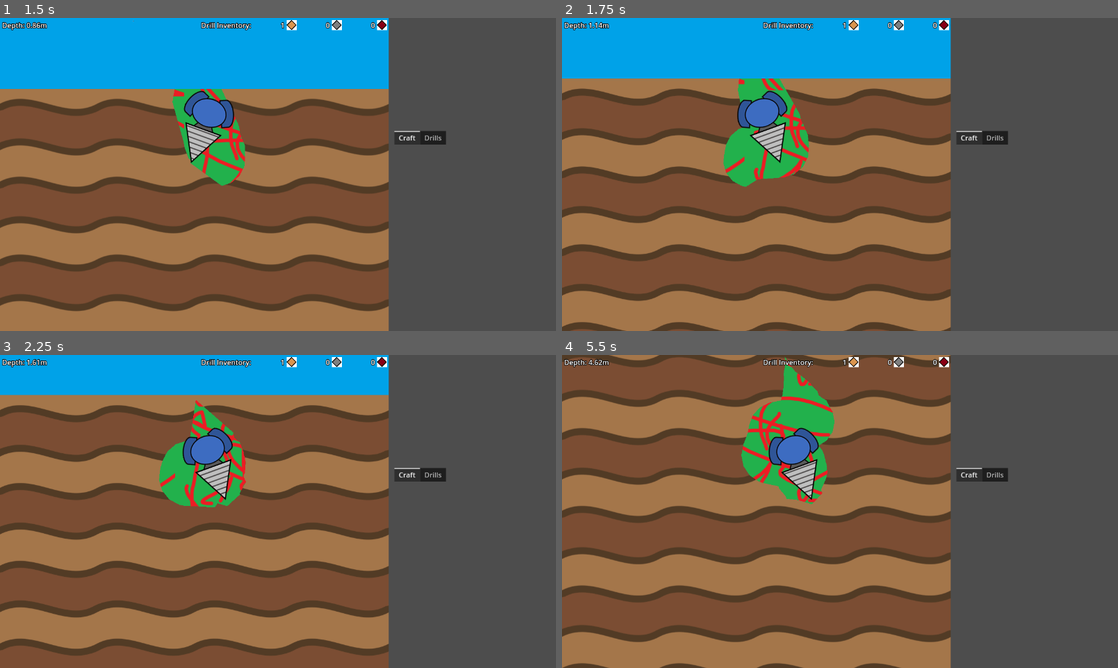
Above: before the commit, frames 1-4 (two rows, left to right).
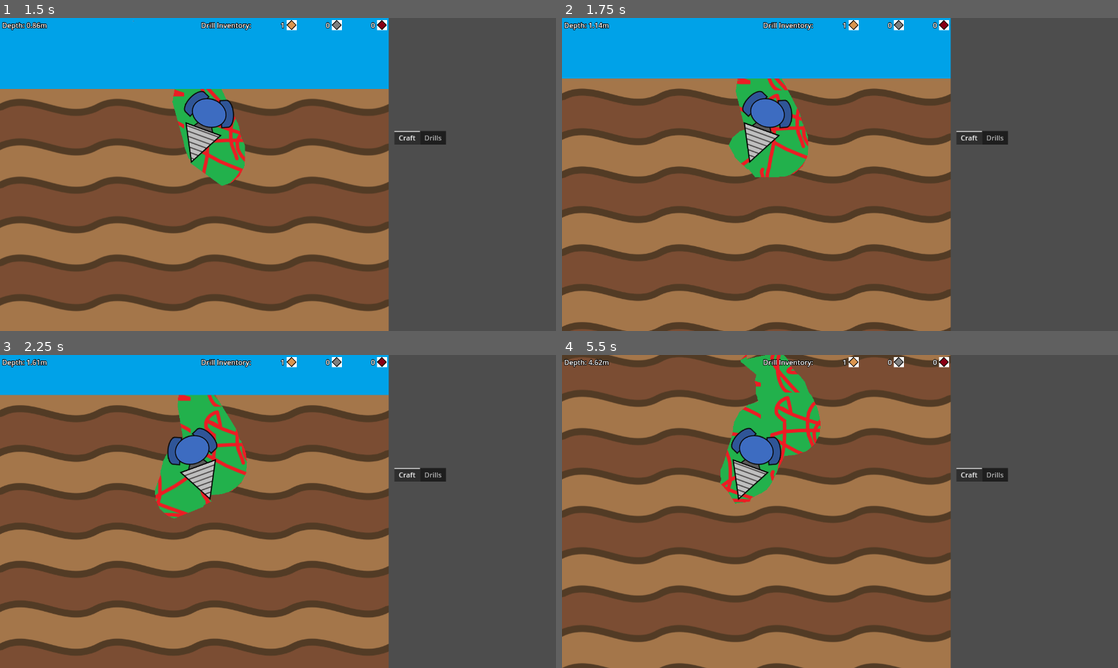
Above: after the commit, the same moments.

Repository: aNotSoCleverName/mechanicore
Game: Godot game, scene res://Main.tscn
Two runs of this game, one before a commit and one after it. Both use one fixed random seed, a clock stepped at 60 frames per second and the inputs below.
Inputs:
- Up to frame 1 (1.5 s): tap Enter (ui_accept) at 0.5, 1.35 s; hold Right (ui_right) 0.53-1.28 s; hold Enter (ui_accept) 0.53-1.28 s; hold Left (ui_left) from 1.28 s (still down)
- Up to frame 2 (1.75 s): keep holding Left (ui_left); tap Enter (ui_accept) at 1.52 s
- Up to frame 3 (2.25 s): tap Enter (ui_accept) at 1.82 s; release Left (ui_left) at 2.03 s; hold Right (ui_right) from 2.03 s (still down); hold Enter (ui_accept) from 2.03 s (still down)
- Up to frame 4 (5.5 s): release Enter (ui_accept) at 2.78 s; tap Enter (ui_accept) at 2.85, 3.02, 3.32, 4.35, 4.52, 4.82 s; release Right (ui_right) at 3.53 s; hold Enter (ui_accept) 3.53-4.28 s; hold Left (ui_left) from 3.53 s (still down); hold Enter (ui_accept) from 5.03 s (still down)

Frame 1 is identical in both runs. In frame 2, 2.4% of the frame differs, in the area x 29-45%, y 19-54%; in frame 3, 3.6%; in frame 4, 5.7%, in the area x 28-49%, y 0-48%.

Commit message:
Drill.gd: Can no longer press space when not docked

Diff:
--- a/Endless Run/Drill/Drill.gd
+++ b/Endless Run/Drill/Drill.gd
@@ -81,6 +81,8 @@
 		return;
 
 	if event.is_action_pressed("ui_accept"):
+		if (!self._isDocked):
+			return;
 		self._isDocked = false;
 		self._speed = START_VELOCITY;
 		_directionDeg = SignalBus_EndlessRun.EDrillDirection.RIGHT;
